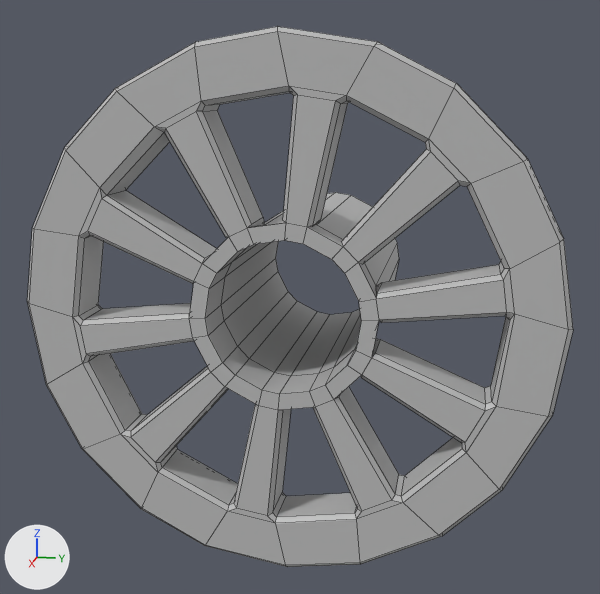
The FBX model 3D_Assets/EnviromentalArt/PipeHanel.fbx, before and after one commit.
The view is the same before and after, from a 50 mm camera at (0.6128, 0.8436, 1.5466) aimed at (0.3871, 0.7984, 1.4902). The lights are fixed; the arrows at lower left show +X, +Y and +Z. Mesh edges are drawn as thin lines. Where no turn or scale is listed for an object, it has been applied to the vertices.

Script lines for the objects in view, before the commit:
```python
me_mesh = bpy.data.meshes.new('Mesh')
me_mesh.from_pydata(...)  # 396 vertices, 398 faces; spans x -0.0239..0.0539, y -0.0677..0.0677, z -0.0677..0.0677
me_mesh.materials.append(mat_lambert1)  # grey #bcbcbc
ob_ppipe3 = bpy.data.objects.new('pPipe3', me_mesh)
ob_ppipe3.location = (0.3689, 0.8011, 1.4934)
```
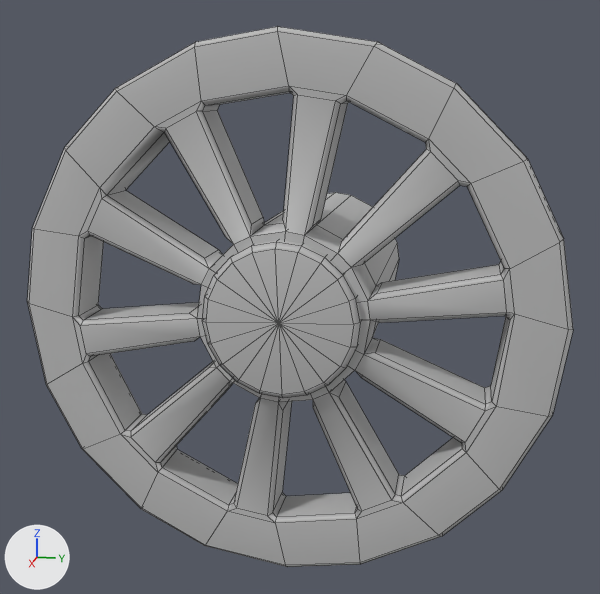
The newer file is also turned or shifted as a whole; pictures and numbers use the older file's frame.

Changed parts and their boxes [x1, y1, x2, y2] in the pictures (600 x 594 px; the box of a moved part takes in the faces that stretch with it):
part 1 of me_mesh, added: after [202, 240, 361, 398]
part 2 of me_mesh, moved or reshaped: [80, 95, 507, 516] in both

Diff of the bpy script that builds the scene:
```diff
--- a/3D_Assets/EnviromentalArt/PipeHanel.fbx.py
+++ b/3D_Assets/EnviromentalArt/PipeHanel.fbx.py
@@ me_mesh @@
 # used by ob_ppipe3; location = (0.3689, 0.8011, 1.4934)
-me_mesh.from_pydata(...)  # 396 vertices, 398 faces; spans x -0.0239..0.0539, y -0.0677..0.0677, z -0.0677..0.0677
+me_mesh.from_pydata(...)  # 457 vertices, 458 faces; spans x -0.0239..0.0576, y -0.0677..0.0677, z -0.0677..0.0677
+# me_mesh part 1: a new loose piece of 61 vertices spanning x 0.0437..0.0576, y -0.0194..0.0194, z -0.0194..0.0194, in mat_lambert1 (grey #bcbcbc)
+# me_mesh part 2
+# 3 vertices in x -0.0239..0.0539, y 0.0194, z 0.0008 move by (0.0, -0.0012, 0.0)
+# 3 vertices in x -0.0239..0.0539, y 0.0182, z -0.0067 move by (0.0, -0.0012, 0.0004)
+# 3 vertices in x -0.0239..0.0539, y 0.0161, z -0.0107 move by (0.0, -0.001, 0.0006)
+# 3 vertices in x -0.0239..0.0539, y 0.0107, z -0.0161 move by (0.0, -0.0006, 0.001)
+# 3 vertices in x -0.0239..0.0539, y 0.0067, z -0.0182 move by (0.0, -0.0004, 0.0012)
+# 3 vertices in x -0.0239..0.0539, y -0.0008, z -0.0194 move by (0.0, 0.0, 0.0012)
+# 62 vertices move from x -0.0239..0.0539, y -0.0235..0.0235, z -0.0235..0.0235 to x -0.0239..0.0539, y -0.0215..0.0215, z -0.0215..0.0215
+# me_mesh part 3: the surface is now shaded smooth
 me_mesh.materials.append(mat_lambert1)
```
